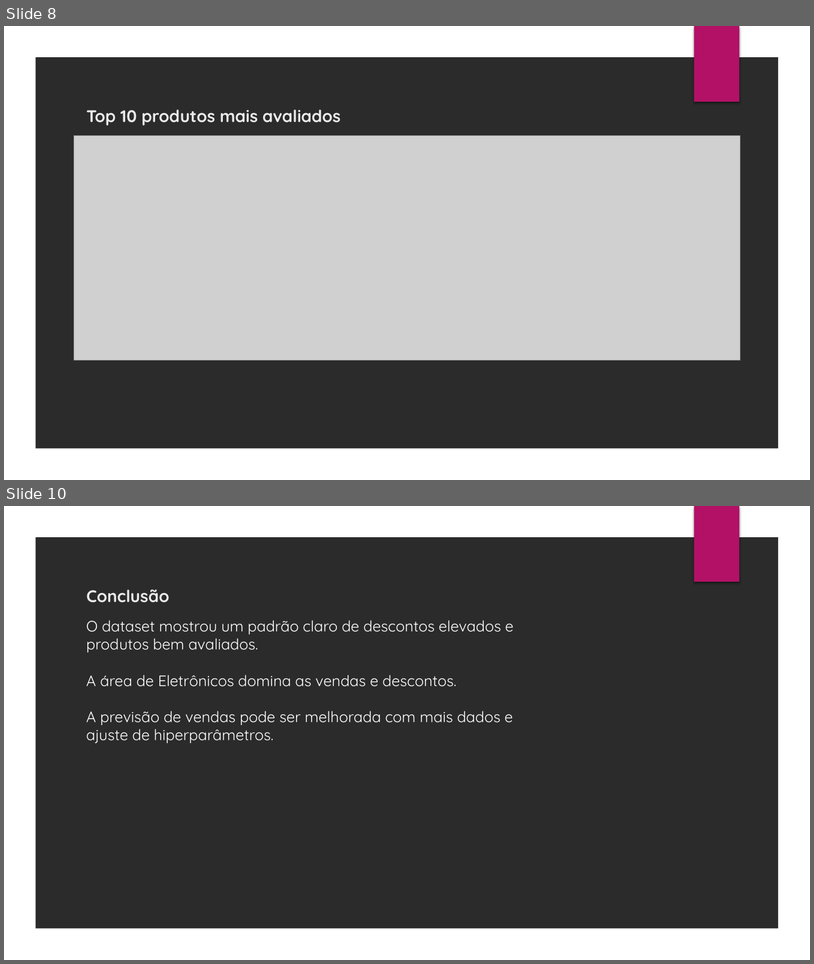
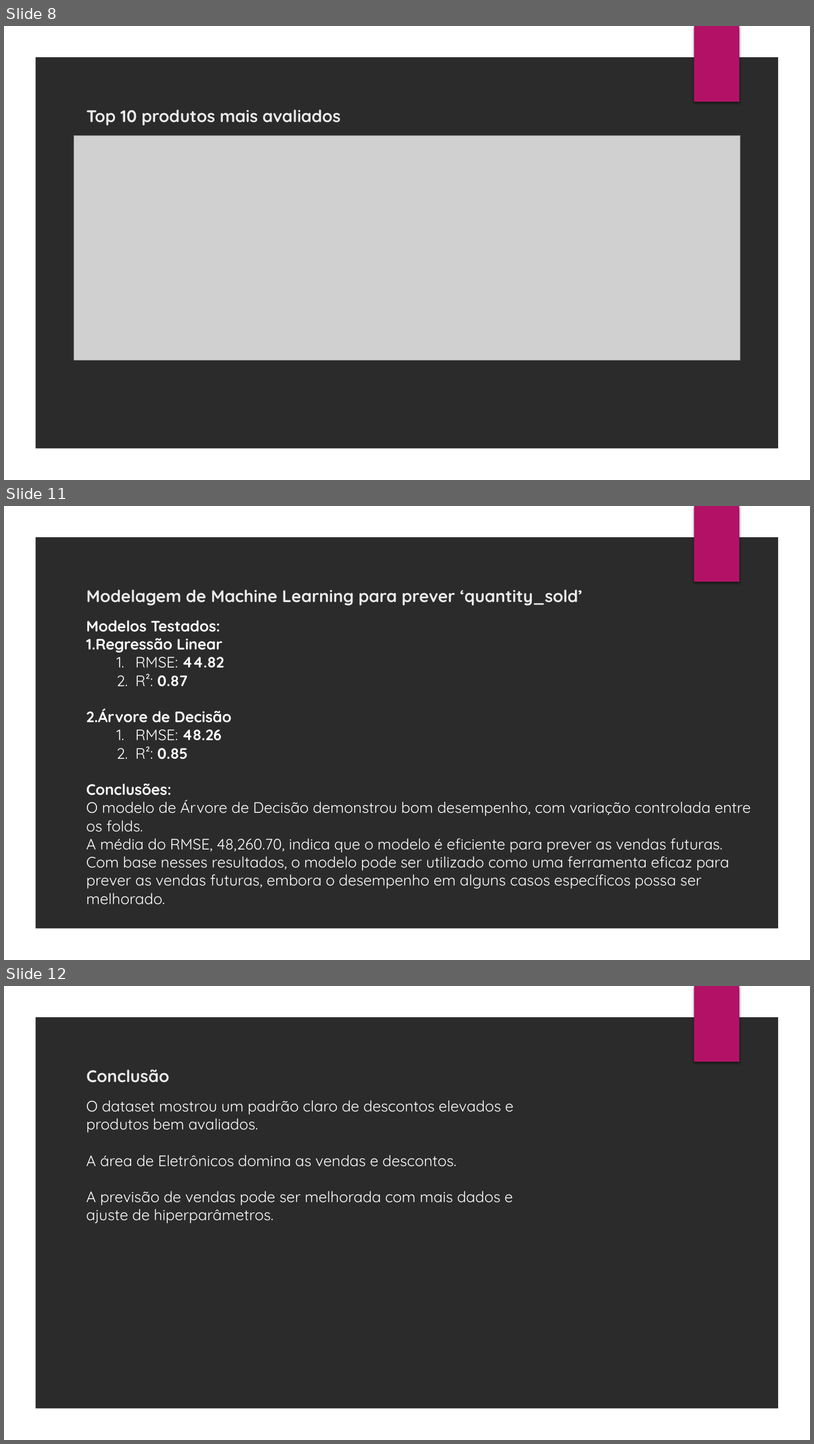
Before and after one commit to iagooteles/projeto_final_infinity, a slide deck: apresentacao_ds_infinity.pptx. Shown one above the other, each under a label of ours: slides 8 and 10 before the commit, slides 8, 11 and 12 after it; the slides between them are not shown. The pictures are 814x964 and 814x1444 pixels, drawn with LibreOffice and Linux fonts; fonts in the diff are those of the drawing; grey boxes stand for pictures; background and template pictures are left out; a plain dark background stands for a picture behind light text. Boxes give left, top, right and bottom in pixels: in the first picture for what was removed or moved away, otherwise in the second. Text is boxed around its words. In the diff, an @@ line names an element or a change of style, - is before the commit and + after.

Commit message:
added machine learning

```diff
--- a/apresentacao_ds_infinity.pptx
+++ b/apresentacao_ds_infinity.pptx
@@ slide 11 added at [4, 506, 810, 960], background picture (left out); not listed: 2 template elements that a slide beside it also shows @@
@@ title added at [86, 589, 583, 606], 20 pt, text #EBEBEB, bold @@
+Modelagem de Machine Learning para prever ‘quantity_sold’
@@ text added at [86, 620, 751, 904], 18 pt, text #FFFFFF @@
+Modelos Testados:
+1. Regressão Linear
+  1. RMSE: 44.82
+  2. R²: 0.87
+2. Árvore de Decisão
+  1. RMSE: 48.26
+  2. R²: 0.85
+Conclusões:
+O modelo de Árvore de Decisão demonstrou bom desempenho, com variação controlada entre os folds.
+A média do RMSE, 48,260.70, indica que o modelo é eficiente para prever as vendas futuras.
+Com base nesses resultados, o modelo pode ser utilizado como uma ferramenta eficaz para prever as vendas futuras, embora o desempenho em alguns casos específicos possa ser melhorado.
@@ what was slide 10 is now slide 12 @@
```
Also in this commit, not shown: 2 slides changed, 1 other slide added, 1 other file.
